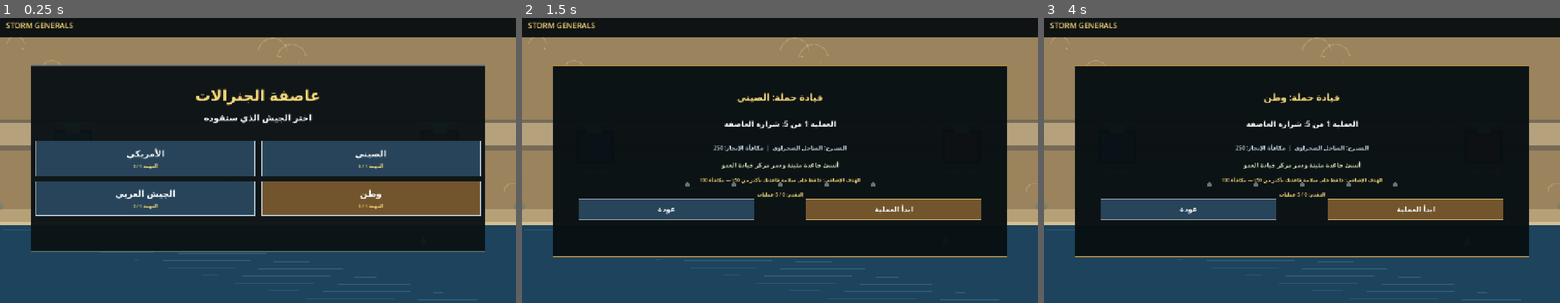
Above: before the commit, frames 1-3 (left to right).
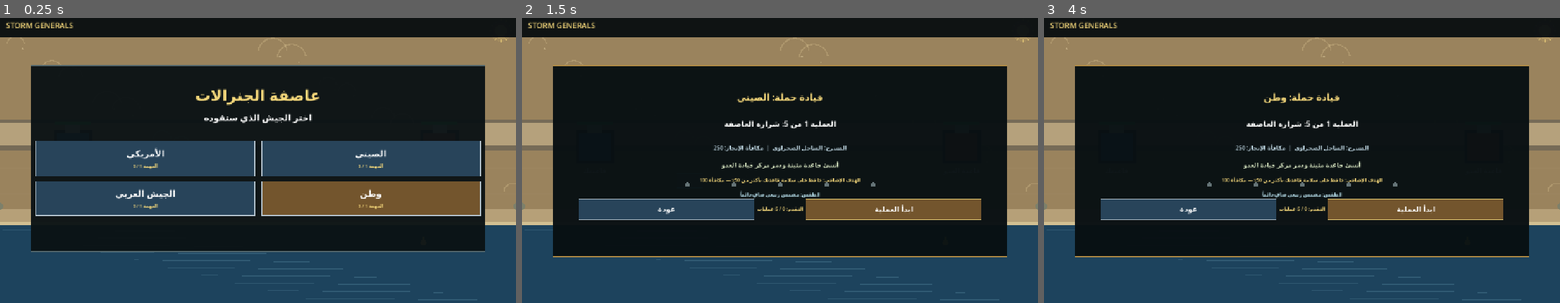
Above: after the commit, the same moments.

Repository: Jamalalbaroty/storm-generals-mobil
Game: Godot game, scene res://main.tscn
The game is run twice, just before and just after one commit, with the same random seed, the same clock (stepped at 60 frames per second) and the same inputs.
Inputs (mouse positions are in pixels of both pictures, inside the frame that each line leads up to):
- Up to frame 1 (0.25 s): no input
- Up to frame 2 (1.5 s): tap Enter at 0.5 s; move the mouse to (893, 143) at 0.52 s; click (893, 143) at 0.67 s; tap Space at 1.25 s; drag from (676, 171) to (754, 217) at 1.27 s
- Up to frame 3 (4 s): move the mouse to (1353, 94) at 2.02 s; click (1353, 94) at 2.17 s; tap Enter at 2.75 s; drag from (1276, 217) to (1147, 114) at 2.77 s; tap Space at 3.5 s; move the mouse to (1456, 200) at 3.52 s; click (1456, 200) at 3.67 s

The runs differ from the first frame. In frame 1, less than 0.1% of the frame differs, in the area x 95-99%, y 6-9%; in frame 2, 0.3%, in the area x 42-99%, y 6-68%; in frame 3, 0.3%.

Commit message:
Set permanent sunny spring battlefield atmosphere

Diff:
--- a/main.gd
+++ b/main.gd
@@ -1500,6 +1500,7 @@
 		_draw_3d_view_hud(size)
 		return
 	_draw_terrain(size)
+	_draw_spring_sun(size)
 	# Layered coastline, beach and navigable sea lane
 	draw_rect(Rect2(0, size.y * 0.675, size.x, size.y * 0.065), Color("#b6a078"))
 	draw_rect(Rect2(0, size.y * 0.72, size.x, size.y * 0.28), Color("#1d435d"))
@@ -1973,7 +1974,8 @@
 		draw_string(ThemeDB.fallback_font, Vector2(size.x * 0.12, size.y * 0.47), "المسرح: %s  |  مكافأة الإنجاز: %d" % [String(mission.map), int(mission.reward)], HORIZONTAL_ALIGNMENT_CENTER, size.x * 0.76, 14, Color("#c4dce8"))
 		draw_string(ThemeDB.fallback_font, Vector2(size.x * 0.12, size.y * 0.53), String(mission.brief), HORIZONTAL_ALIGNMENT_CENTER, size.x * 0.76, 15, Color("#d8e6c2"))
 		draw_string(ThemeDB.fallback_font, Vector2(size.x * 0.12, size.y * 0.58), "الهدف الإضافي: %s — مكافأة %d" % [String(mission.get("secondary", "")), int(mission.get("bonus", 0))], HORIZONTAL_ALIGNMENT_CENTER, size.x * 0.76, 12, Color("#f4d77a"))
-		draw_string(ThemeDB.fallback_font, Vector2(size.x * 0.12, size.y * 0.63), "التقدم: %d / %d عمليات" % [completed, CAMPAIGN_MISSIONS.size()], HORIZONTAL_ALIGNMENT_CENTER, size.x * 0.76, 12, Color("#f4d77a"))
+		draw_string(ThemeDB.fallback_font, Vector2(size.x * 0.12, size.y * 0.63), "الطقس: مشمس ربيعي صافٍ دائماً", HORIZONTAL_ALIGNMENT_CENTER, size.x * 0.76, 12, Color("#bce5f2"))
+		draw_string(ThemeDB.fallback_font, Vector2(size.x * 0.12, size.y * 0.68), "التقدم: %d / %d عمليات" % [completed, CAMPAIGN_MISSIONS.size()], HORIZONTAL_ALIGNMENT_CENTER, size.x * 0.76, 12, Color("#f4d77a"))
 	for i in CAMPAIGN_MISSIONS.size():
 		var dot_x := size.x * 0.32 + float(i) * size.x * 0.09
 		draw_circle(Vector2(dot_x, size.y * 0.59), 5.0, Color("#a8e6b0") if i < completed else Color("#657477"))
@@ -2459,6 +2461,20 @@
 			best_point = point_index
 	return best_point
 
+func _draw_spring_sun(size: Vector2) -> void:
+	# The battlefield climate is intentionally fixed: clear, sunny spring daylight.
+	var center := Vector2(size.x - 38.0, 42.0)
+	draw_circle(center, 27.0, Color(1.0, 0.86, 0.48, 0.10))
+	draw_circle(center, 20.0, Color(1.0, 0.88, 0.52, 0.18))
+	for ray_index in range(12):
+		var angle := TAU * float(ray_index) / 12.0
+		var ray_start := center + Vector2(cos(angle), sin(angle)) * 23.0
+		var ray_end := center + Vector2(cos(angle), sin(angle)) * 29.0
+		draw_line(ray_start, ray_end, Color("#f5d77e", 0.62), 2.0)
+	draw_circle(center, 15.0, Color("#f5d77e"))
+	draw_circle(center + Vector2(-4.0, -4.0), 5.0, Color("#ffe9a6", 0.72))
+
+
 func _draw_terrain(size: Vector2) -> void:
 	var ground = Color("#9a835d")
 	var road := Color("#b5a17c")
